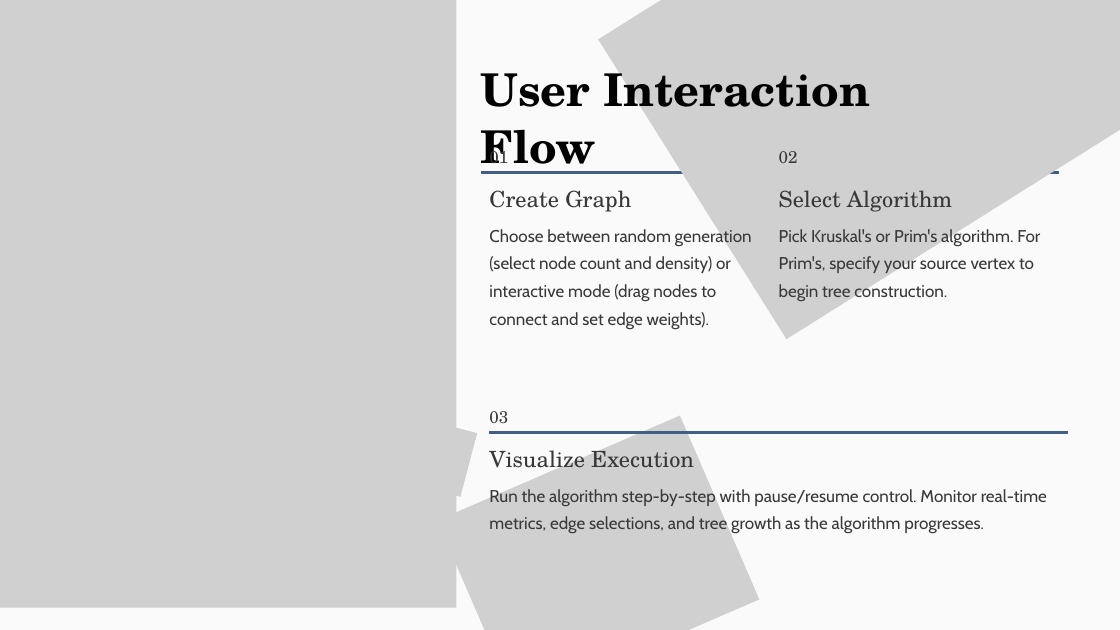
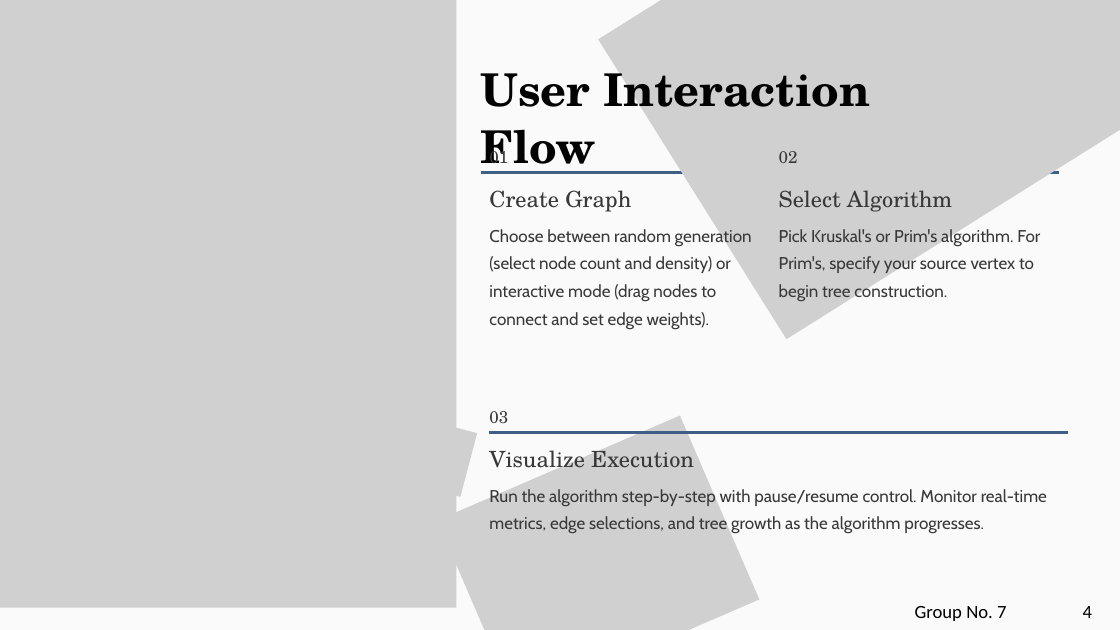
Before and after one commit to Yogi1107/FS_AAC_Project, a slide deck: slide 4 of MST-Visualizer.pptx.pptx. Drawn at 1120x630 pixels with LibreOffice and Linux fonts; fonts in the diff are those of the drawing; grey boxes stand for pictures. Boxes give left, top, right and bottom in pixels: in the first picture for what was removed or moved away, otherwise in the second. Text is boxed around its words. In the diff, an @@ line names an element or a change of style, - is before the commit and + after.

```diff
--- a/MST-Visualizer.pptx.pptx
+++ b/MST-Visualizer.pptx.pptx
@@ text added at [915,606,1092,621], 24 pt, text #000000 @@
+Group No. 7 4
```
Also in this commit, not shown: 4 other slides changed, 3 other files.
